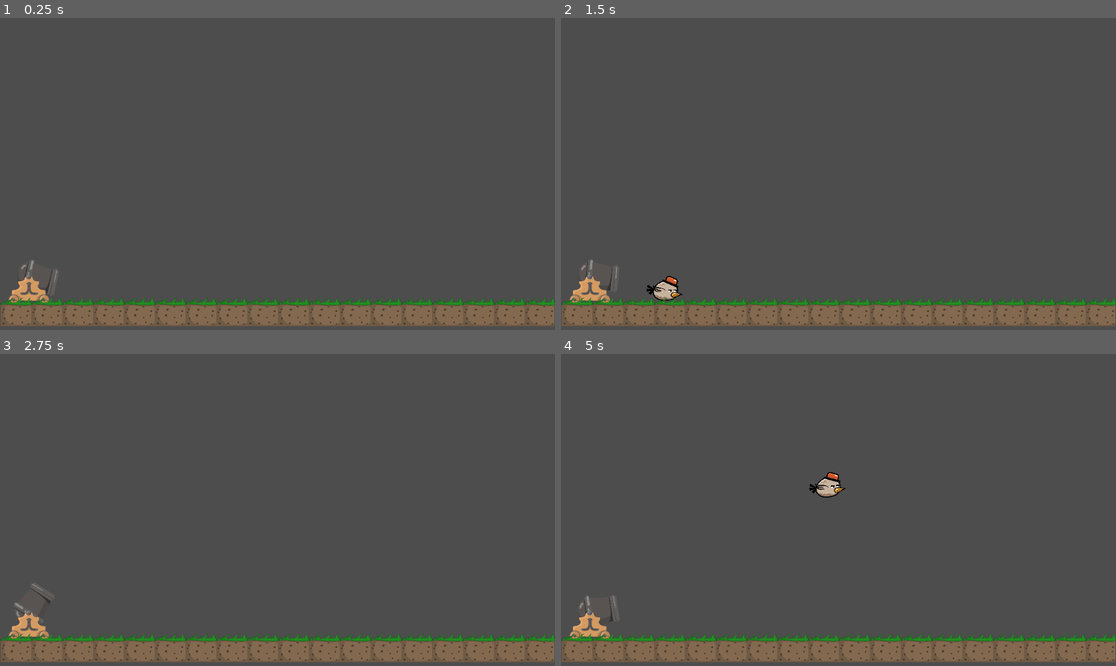
Above: before the commit, frames 1-4 (two rows, left to right).
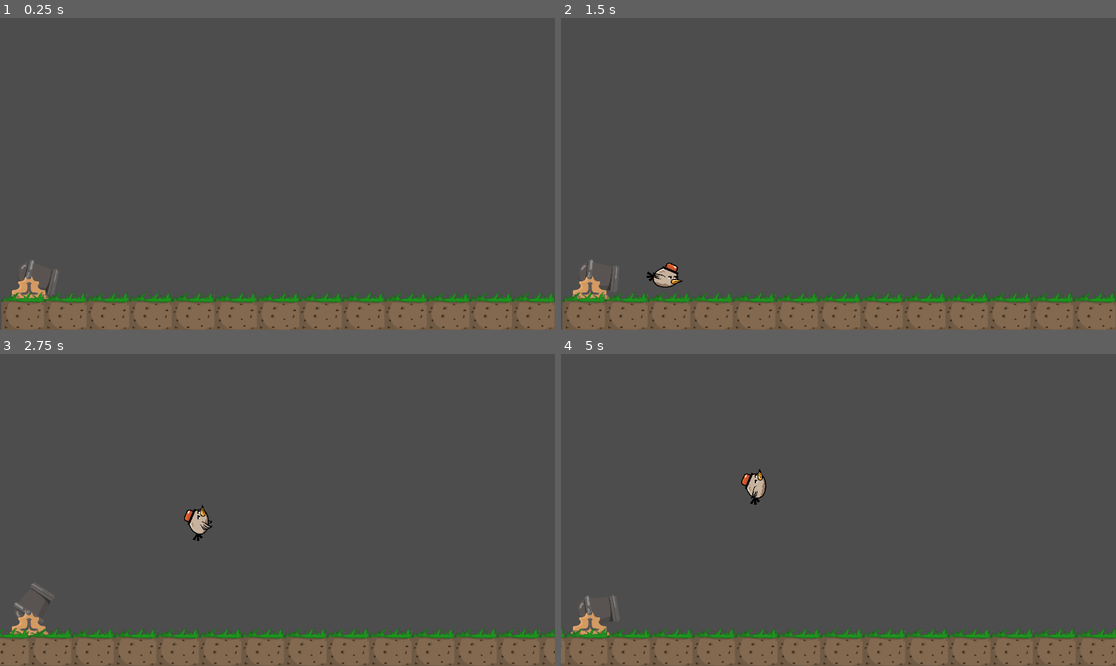
Above: after the commit, the same moments.

Repository: Miroon99/Godot_Playground
Game: Godot game, scene res://playable/Game_Area.tscn
Same seed, same stepped clock (60 frames per second), same inputs: the game is played once before the commit and once after it.
Inputs:
- Up to frame 1 (0.25 s): no input
- Up to frame 2 (1.5 s): hold Space (bird_push) 0.53-1.28 s; tap Enter at 1.25 s; tap F (cannon_fire) at 1.35 s
- Up to frame 3 (2.75 s): hold Space (bird_push) from 2.03 s (still down)
- Up to frame 4 (5 s): release Space (bird_push) at 2.78 s; tap F (cannon_fire) at 2.85, 4.35 s; hold Space (bird_push) 3.53-4.28 s

The runs differ from the first frame. In frame 1, 4.5% of the frame differs, in the area x 0-100%, y 87-100%; in frame 2, 4.9%; in frame 3, 4.8%; in frame 4, 5.1%, in the area x 0-100%, y 36-100%.

Commit message:
combine arif-imran feature

Diff:
--- a/Scripts/Bird.gd
+++ b/Scripts/Bird.gd
@@ -1,5 +1,6 @@
 extends CharacterBody2D
 @onready var birdSprite2D = $BirdSprite2D
+var isGroundMoving = false
 var isFlap = false
 var freeze = true
 var rotating = true
--- a/Scripts/Game_Area.gd
+++ b/Scripts/Game_Area.gd
@@ -5,14 +5,55 @@
 
 @onready var cannon = $Cannon
 
+var gameRunning: bool
+var gameOver: bool
+var scroll = 0
+var score = 0
+var SCROLL_SPEED: int = 3
+var screenSize: Vector2i
+var groundHeight: int
+var pipes: Array
+const PIPE_DELAY: int = 100
+const PIPE_RANGE: int = 200
+const X_AXIS_BIRD_FLYING = 400
+
 func _ready():
-	pass # Replace with function body.
+	screenSize = get_window().size
+	#newGame()
 
 # Called every frame. 'delta' is the elapsed time since the previous frame.
 func _process(delta):
+	if gameRunning:
+		scroll += SCROLL_SPEED
+		if scroll >= screenSize.x:
+			scroll = 0
+		$Ground.position.x = -scroll
+
+
 	if Input.is_action_just_pressed("cannon_fire"):
 		player.position = cannon.getPlayerSpawnPosition()
 		player.rotation = cannon.getBodyRotation()
 		add_child(player)
 		move_child(player, 0)
 		player.flyFromCannonFire(1000)
+
+#func newGame():
+	#gameRunning = false
+	#gameOver = false
+	#score = 0
+	#scroll = 0
+	#$Bird.resetBird()
+
+func moveGround():
+	gameRunning = true
+
+func stopGround():
+	gameRunning = false
+
+func _physics_process(delta):
+	if player.position.x >= X_AXIS_BIRD_FLYING:
+		player.velocity.x = 0
+		moveGround()
+
+	if player.is_on_floor():
+		stopGround()
--- a/playable/Game_Area.tscn
+++ b/playable/Game_Area.tscn
@@ -1,12 +1,9 @@
-[gd_scene load_steps=6 format=3 uid="uid://curcnwj0kecre"]
+[gd_scene load_steps=5 format=3 uid="uid://curcnwj0kecre"]
 
 [ext_resource type="Script" path="res://Scripts/Game_Area.gd" id="1_7uj0w"]
 [ext_resource type="PackedScene" uid="uid://c6mn2ij8k2fqt" path="res://playable/bird.tscn" id="2_k3gai"]
-[ext_resource type="Texture2D" uid="uid://kdxn8h4vn48i" path="res://sprites/ground.png" id="3_3ry00"]
+[ext_resource type="PackedScene" uid="uid://0qohpse7okhw" path="res://playable/ground.tscn" id="4_ixjrb"]
 [ext_resource type="PackedScene" uid="uid://0v2sf6dingyr" path="res://playable/cannon.tscn" id="4_ktioi"]
-
-[sub_resource type="RectangleShape2D" id="RectangleShape2D_ubvd4"]
-size = Vector2(2310, 100)
 
 [node name="Game_Area" type="Node2D"]
 script = ExtResource("1_7uj0w")
@@ -18,18 +15,4 @@
 [node name="Cannon" parent="." instance=ExtResource("4_ktioi")]
 position = Vector2(63, 544)
 
-[node name="staticBody2D" type="StaticBody2D" parent="."]
-position = Vector2(0, 577)
-scale = Vector2(0.5, 0.5)
-
-[node name="TextureRect" type="TextureRect" parent="staticBody2D"]
-offset_left = 2.0
-offset_top = -2.0
-offset_right = 2302.0
-offset_bottom = 126.0
-texture = ExtResource("3_3ry00")
-stretch_mode = 1
-
-[node name="CollisionShape2D" type="CollisionShape2D" parent="staticBody2D"]
-position = Vector2(1155, 76)
-shape = SubResource("RectangleShape2D_ubvd4")
+[node name="Ground" parent="." instance=ExtResource("4_ixjrb")]
--- /dev/null
+++ b/playable/ground.gd
@@ -0,0 +1 @@
+extends StaticBody2D
--- /dev/null
+++ b/playable/ground.tscn
@@ -0,0 +1,30 @@
+[gd_scene load_steps=4 format=3 uid="uid://0qohpse7okhw"]
+
+[ext_resource type="Script" path="res://playable/ground.gd" id="1_8aigy"]
+[ext_resource type="Texture2D" uid="uid://kdxn8h4vn48i" path="res://sprites/ground.png" id="1_atb3o"]
+
+[sub_resource type="RectangleShape2D" id="RectangleShape2D_rkevm"]
+size = Vector2(2392.25, 89)
+
+[node name="Ground" type="StaticBody2D"]
+script = ExtResource("1_8aigy")
+
+[node name="Sprite2D" type="Sprite2D" parent="."]
+position = Vector2(7, -466)
+
+[node name="TextureRect" type="TextureRect" parent="Sprite2D"]
+anchors_preset = -1
+anchor_left = -130.0
+anchor_right = -113.0
+offset_left = 126.0
+offset_top = 1028.0
+offset_right = 3568.0
+offset_bottom = 1156.0
+scale = Vector2(0.69, 0.69)
+texture = ExtResource("1_atb3o")
+stretch_mode = 1
+metadata/_edit_use_anchors_ = true
+
+[node name="CollisionShape2D" type="CollisionShape2D" parent="."]
+position = Vector2(1195.88, 607)
+shape = SubResource("RectangleShape2D_rkevm")
